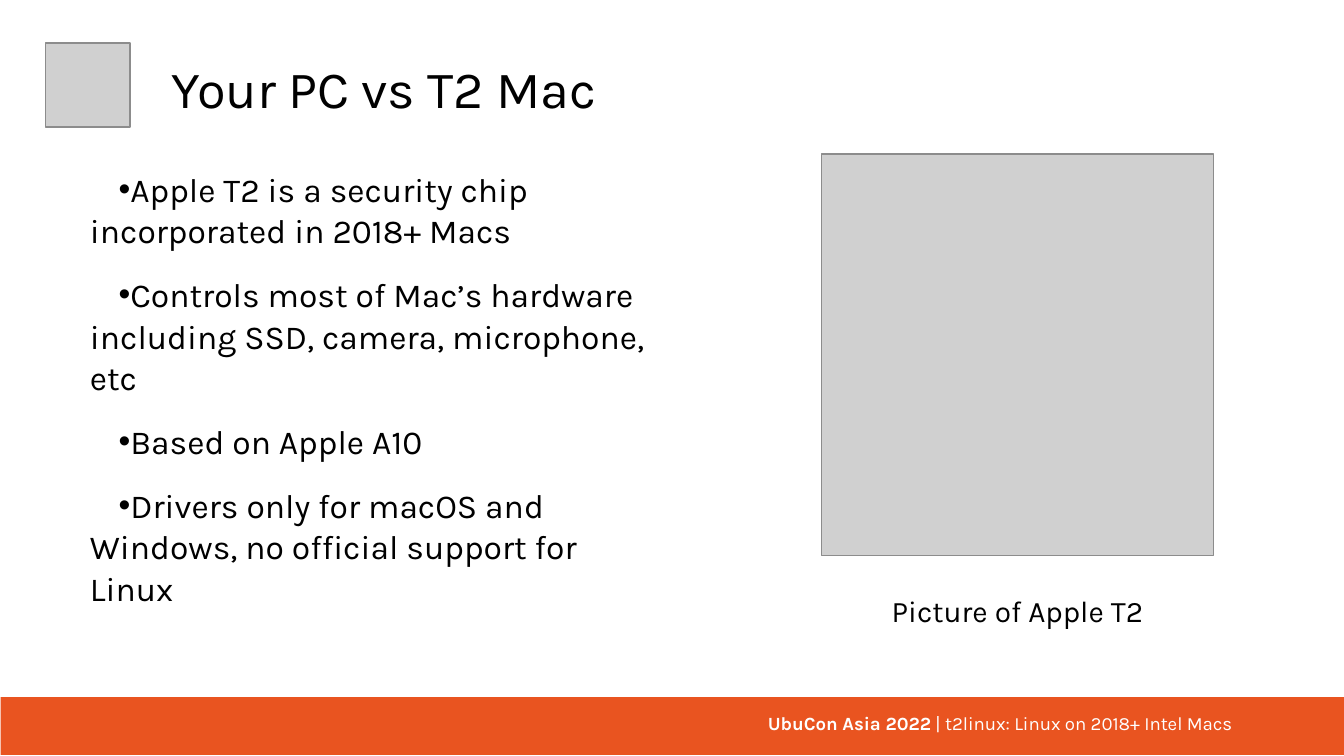
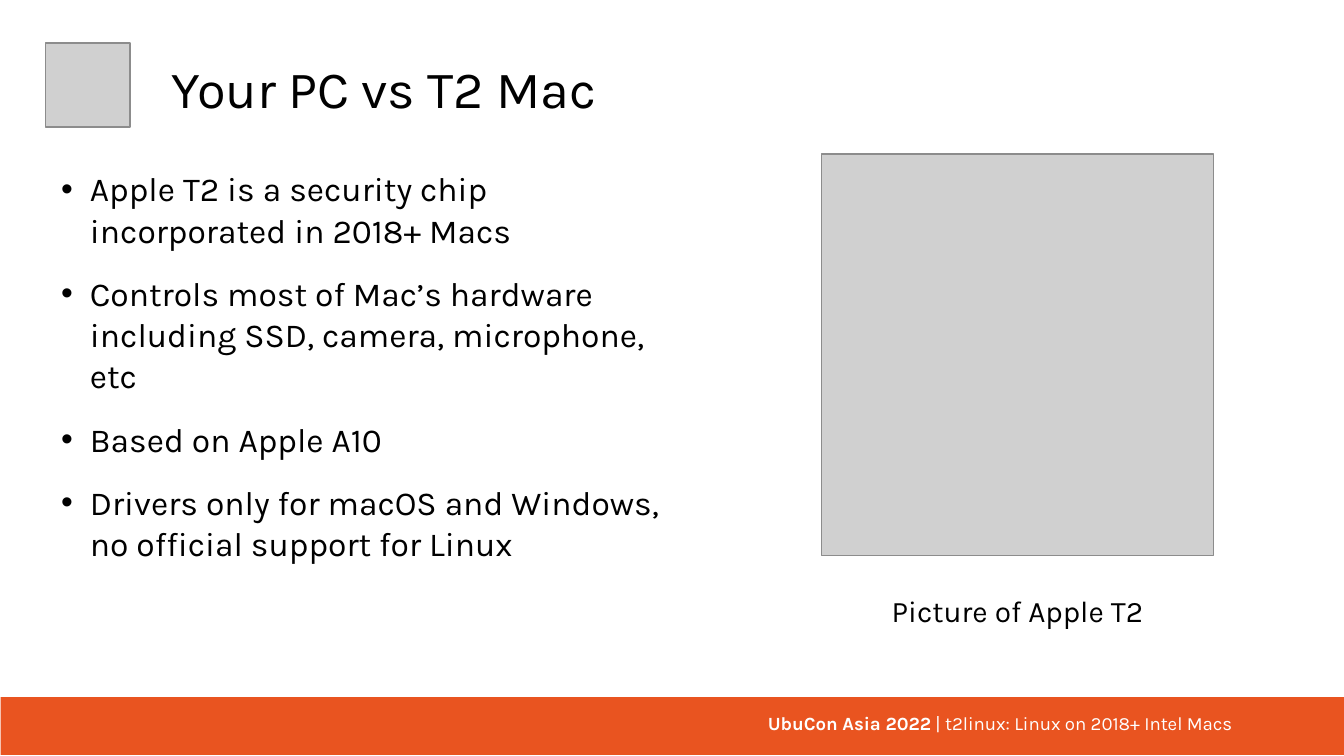
Before and after one commit to t2linux/ubucon-stuffs, a slide deck: slide 3 of t2linux presentation.odp. Drawn at 1344x756 pixels with LibreOffice and Linux fonts; fonts in the diff are those of the drawing; grey boxes stand for pictures. Boxes give left, top, right and bottom in pixels: in the first picture for what was removed or moved away, otherwise in the second. Text is boxed around its words. In the diff, an @@ line names an element or a change of style, - is before the commit and + after.

```diff
--- a/t2linux presentation.odp
+++ b/t2linux presentation.odp
@@ text "Apple T2 is a security ..." at (x1=90, y1=178, x2=659, y2=564): indent changed; line spacing 1.03 to 1.02 @@
```
Also in this commit, not shown: 3 other slides changed, 1 slide removed.
